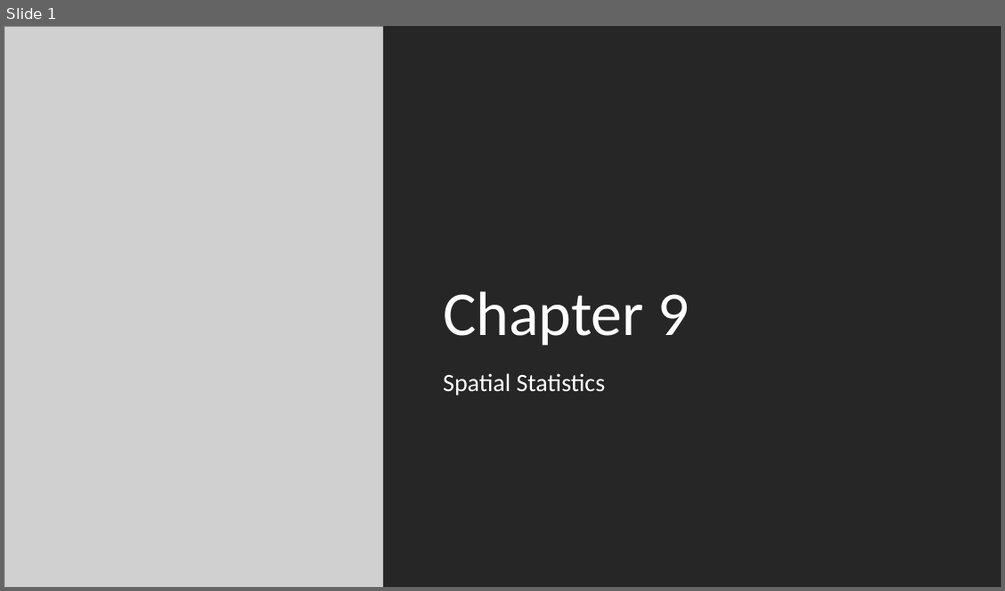
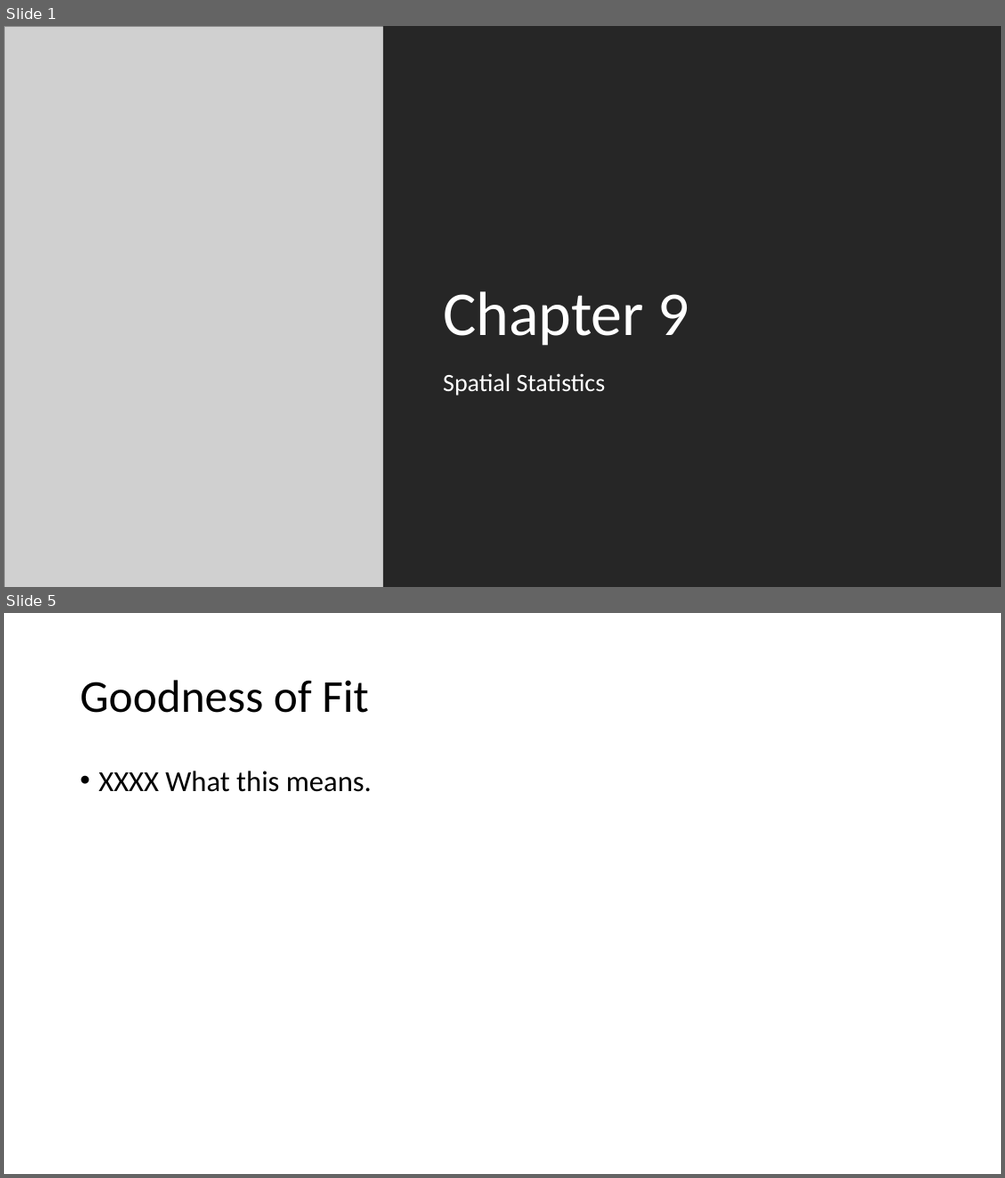
Before and after one commit to abmgis/abmgis, a slide deck: Chapter09-SpatialStatistics/Chapter9.pptx. Shown one above the other, each under a label of ours: slide 1 before the commit, slides 1 and 5 after it; the slides between them are not shown. The pictures are 1005x591 and 1005x1178 pixels, drawn with LibreOffice and Linux fonts; fonts in the diff are those of the drawing; grey boxes stand for pictures. Boxes give left, top, right and bottom in pixels: in the first picture for what was removed or moved away, otherwise in the second. Text is boxed around its words. In the diff, an @@ line names an element or a change of style, - is before the commit and + after.

```diff
--- a/Chapter09-SpatialStatistics/Chapter9.pptx
+++ b/Chapter09-SpatialStatistics/Chapter9.pptx
@@ slide 5 added at (4, 613, 1001, 1174), background #FFFFFF @@
@@ title added at (80, 680, 368, 713), 44 pt, text #000000 @@
+Goodness of Fit
@@ text added at (98, 771, 372, 792), 28 pt, text #000000 @@
+• XXXX What this means.
```
Also in this commit, not shown: 1 slide changed, 4 other slides added, 1 slide removed, 25 other files.
